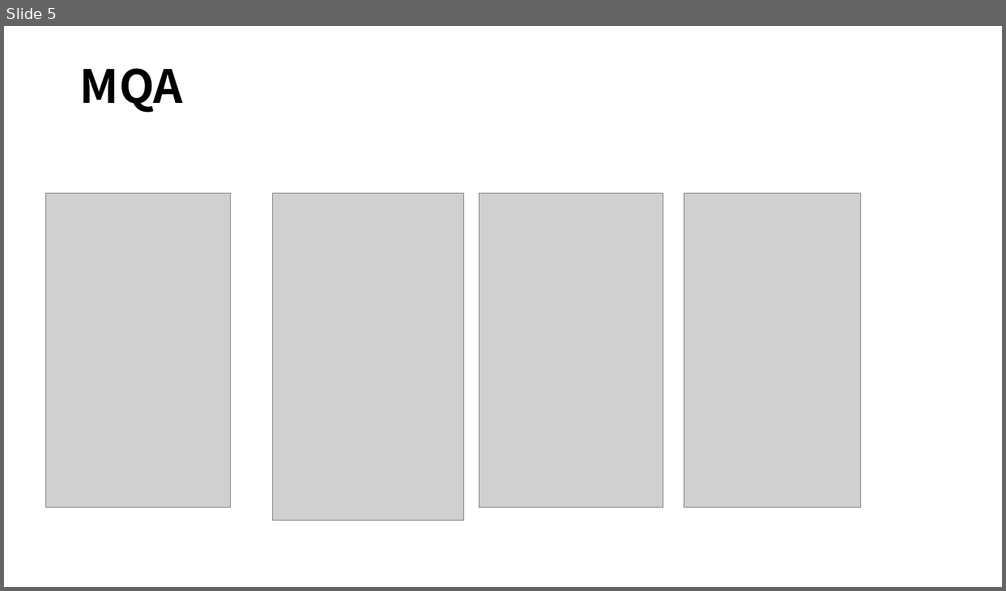
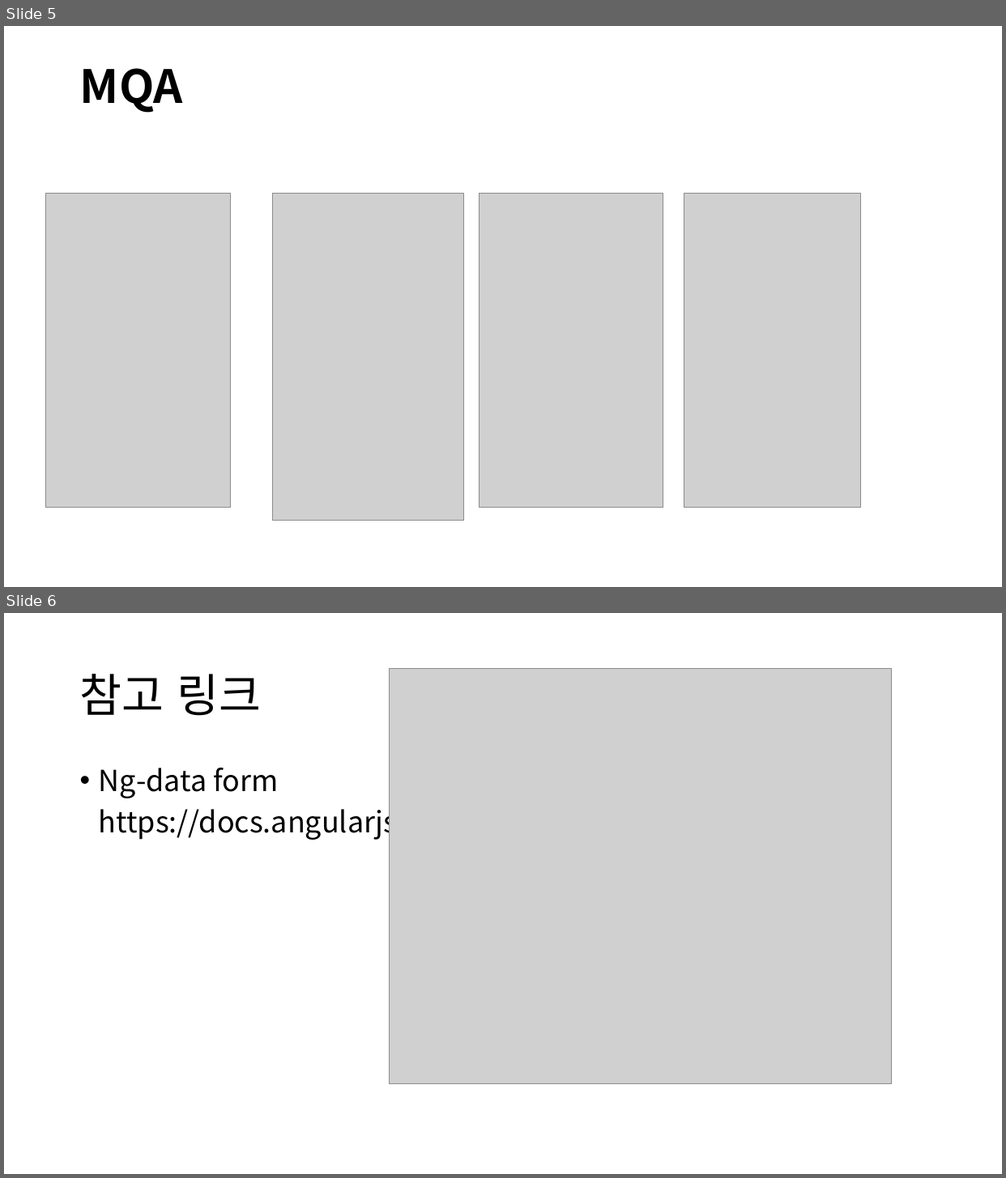
Before and after one commit to hjooyang/poc, a slide deck: POC for Lina.ppt. Shown one above the other, each under a label of ours: slide 5 before the commit, slides 5 and 6 after it. The pictures are 1006x591 and 1006x1178 pixels, drawn with LibreOffice and Linux fonts; fonts in the diff are those of the drawing; grey boxes stand for pictures. Boxes give left, top, right and bottom in pixels: in the first picture for what was removed or moved away, otherwise in the second. Text is boxed around its words. In the diff, an @@ line names an element or a change of style, - is before the commit and + after.

Commit message:
Update ppt

```diff
--- a/POC for Lina.ppt
+++ b/POC for Lina.ppt
@@ slide 6 added at box(4, 613, 1002, 1174), background #FFFFFF @@
@@ title added at box(80, 674, 262, 716), 44 pt, text #000000 @@
+참고 링크
@@ picture added at box(390, 668, 891, 1084) @@
@@ text added at box(99, 768, 629, 841), 28 pt, text #000000 @@
+• Ng-data form
+https://docs.angularjs.org/guide/forms
```
